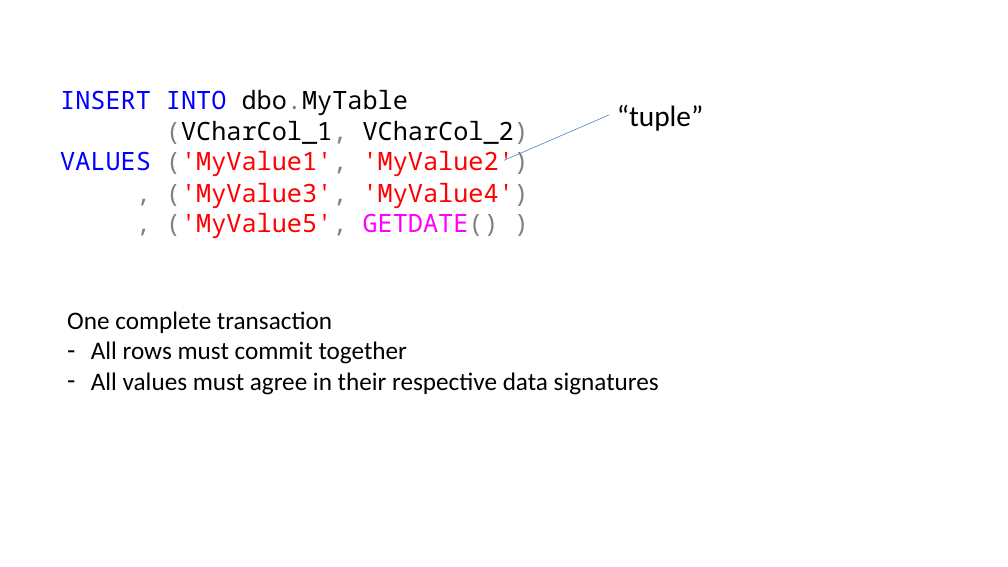
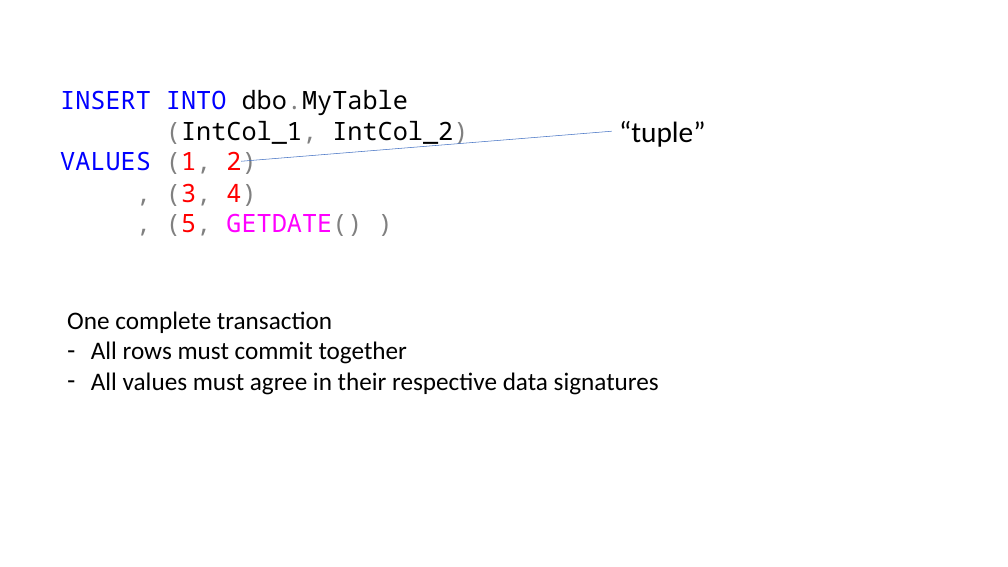
Before and after one commit to jbfoushee/MyPresentations, a slide deck: slide 6 of Datatables_and_Dataframes_to_SQL_Procs/User-defined Table Types.pptx. Drawn at 1008x567 pixels with LibreOffice and Linux fonts; fonts in the diff are those of the drawing. Boxes give left, top, right and bottom in pixels: in the first picture for what was removed or moved away, otherwise in the second. Text is boxed around its words. In the diff, an @@ line names an element or a change of style, - is before the commit and + after.

```diff
--- a/Datatables_and_Dataframes_to_SQL_Procs/User-defined Table Types.pptx
+++ b/Datatables_and_Dataframes_to_SQL_Procs/User-defined Table Types.pptx
@@ text "“tuple”": place and size @@
-text "“tuple”" at [617, 105, 704, 131]
+text "“tuple”" at [619, 121, 706, 147]
@@ text at [60, 121, 468, 174]: text changed @@
-(VCharCol_1, VCharCol_2)
-VALUES ('MyValue1', 'MyValue2')
+(IntCol_1, IntCol_2)
+VALUES (1, 2)
@@ line moved from (504, 160) - (609, 115) to (241, 161) - (612, 132) @@
@@ text at [166, 183, 362, 236]: text changed; text colour #FF0000 to #808080 @@
-, ('MyValue3', 'MyValue4')
-, ('MyValue5', GETDATE() )
+, (3, 4)
+, (5, GETDATE() )
```
Also in this commit, not shown: 1 other slide changed, 1 slide added, 9 slides removed, 1 other file.
